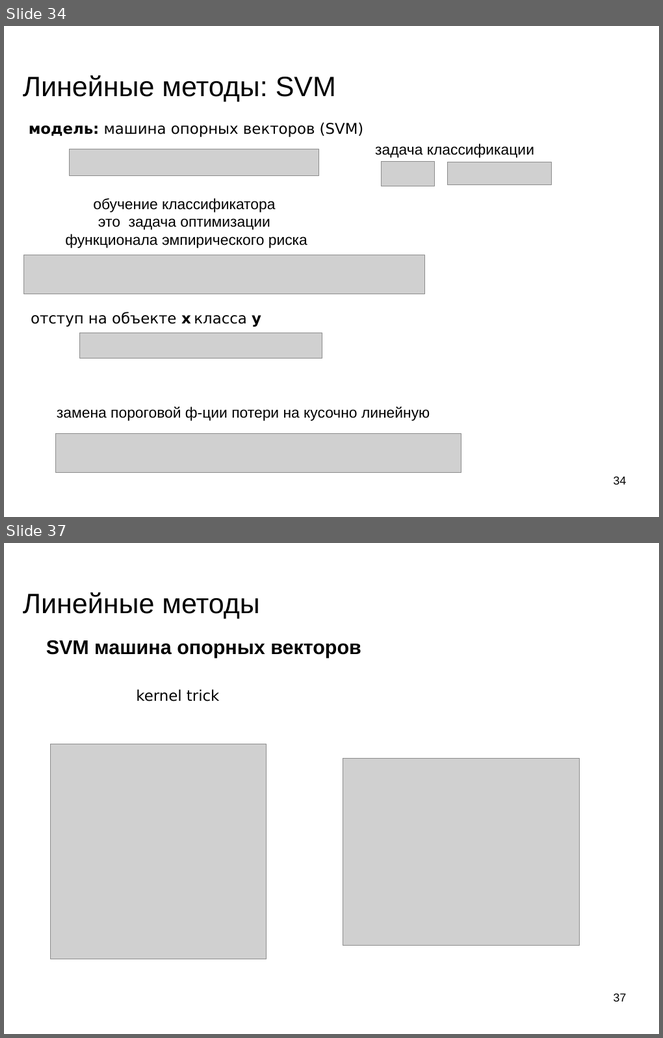
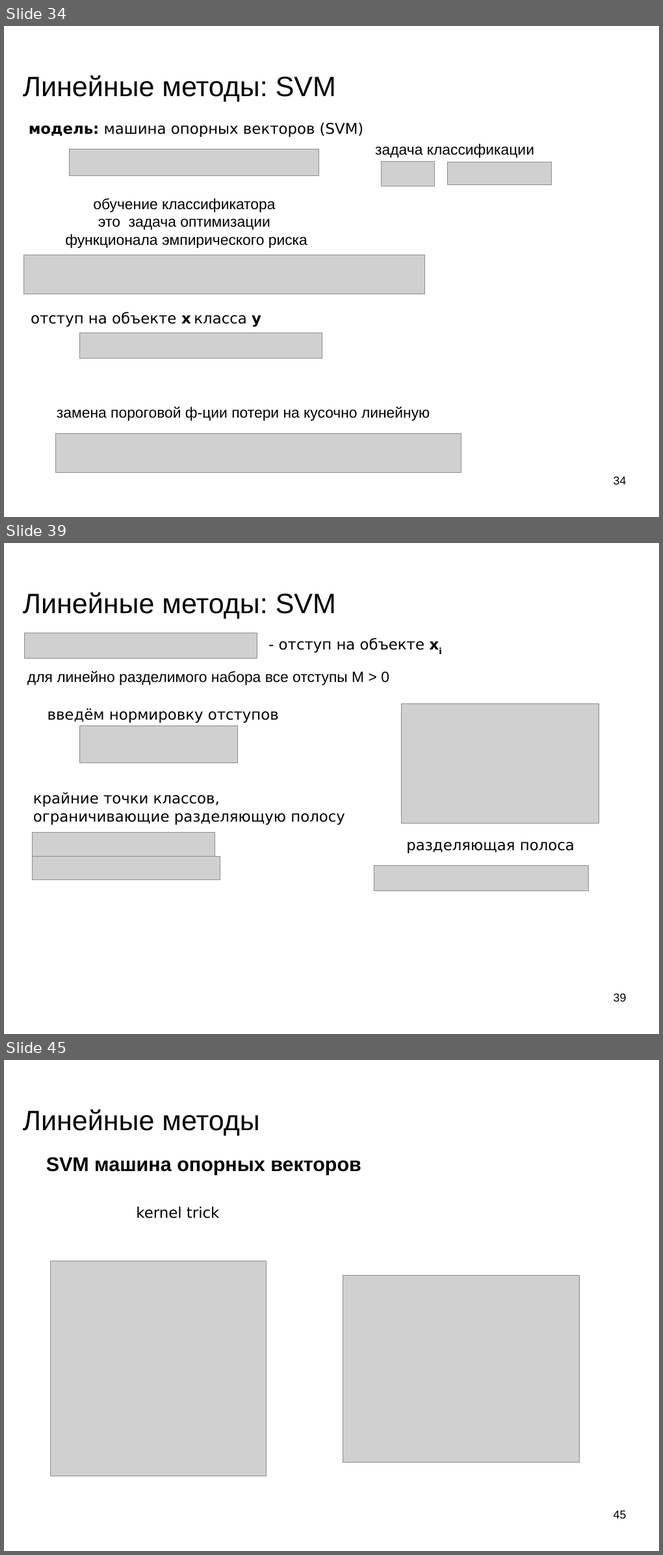
Before and after one commit to mechanoid5/ml_lectorium_legacy, a slide deck: 09-linear.odp. Shown one above the other, each under a label of ours: slides 34 and 37 before the commit, slides 34, 39 and 45 after it; the slides between them are not shown. The pictures are 663x1038 and 663x1555 pixels, drawn with LibreOffice and Linux fonts; fonts in the diff are those of the drawing; grey boxes stand for pictures; background and template pictures are left out. Boxes give left, top, right and bottom in pixels: in the first picture for what was removed or moved away, otherwise in the second. Text is boxed around its words. In the diff, an @@ line names an element or a change of style, - is before the commit and + after.

```diff
--- a/09-linear.odp
+++ b/09-linear.odp
@@ slide 39 added at (4, 543, 659, 1034), background picture (left out) @@
@@ title added at (23, 592, 336, 618), 33.9 pt, text #000000 @@
+Линейные методы: SVM
@@ picture added at (24, 633, 258, 658) @@
@@ text added at (279, 638, 425, 653), 18 pt, text #000000 @@
+- отступ на объекте xi
@@ text added at (27, 671, 389, 685), 18 pt, text #000000 @@
+для линейно разделимого набора все отступы M > 0
@@ text added at (48, 708, 279, 723), 18 pt, text #000000 @@
+введём нормировку отступов
@@ picture added at (402, 704, 599, 824) @@
@@ picture added at (80, 726, 238, 763) @@
@@ text added at (33, 792, 345, 825), 18 pt, text #000000 @@
+крайние точки классов,
+ограничивающие разделяющую полосу
@@ picture added at (32, 832, 215, 856) @@
@@ text added at (406, 842, 575, 854), 18 pt, text #000000 @@
+разделяющая полоса
@@ picture added at (32, 856, 220, 880) @@
@@ picture added at (374, 866, 589, 891) @@
@@ page number added at (614, 993, 627, 1002), 14 pt, text #000000 @@
+39
@@ what was slide 37 is now slide 45 @@
@@ page number at (614, 1510, 627, 1519): text changed @@
-37
+45
```
Also in this commit, not shown: 2 slides changed, 7 other slides added.
